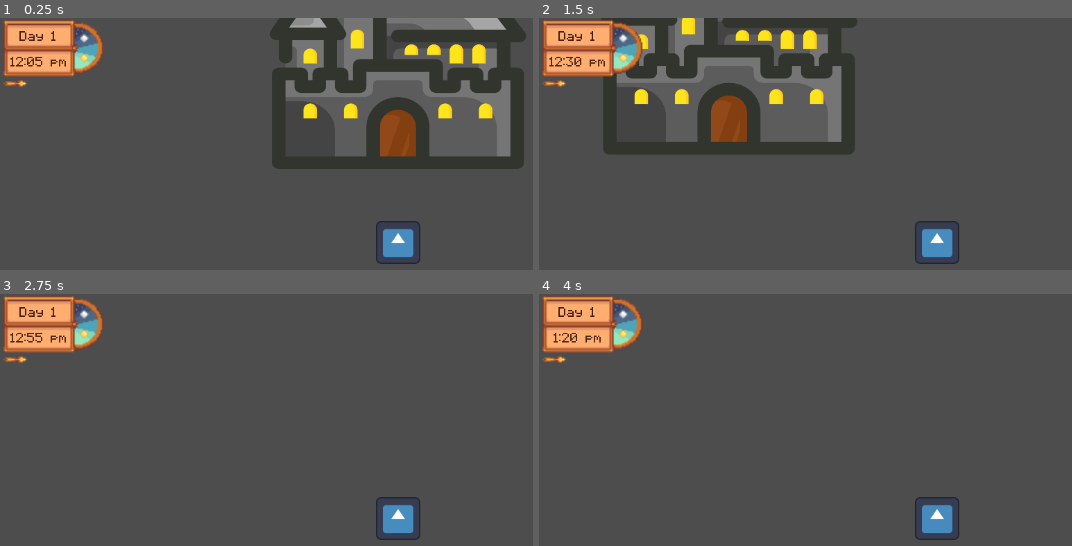
Above: before the commit, frames 1-4 (two rows, left to right).
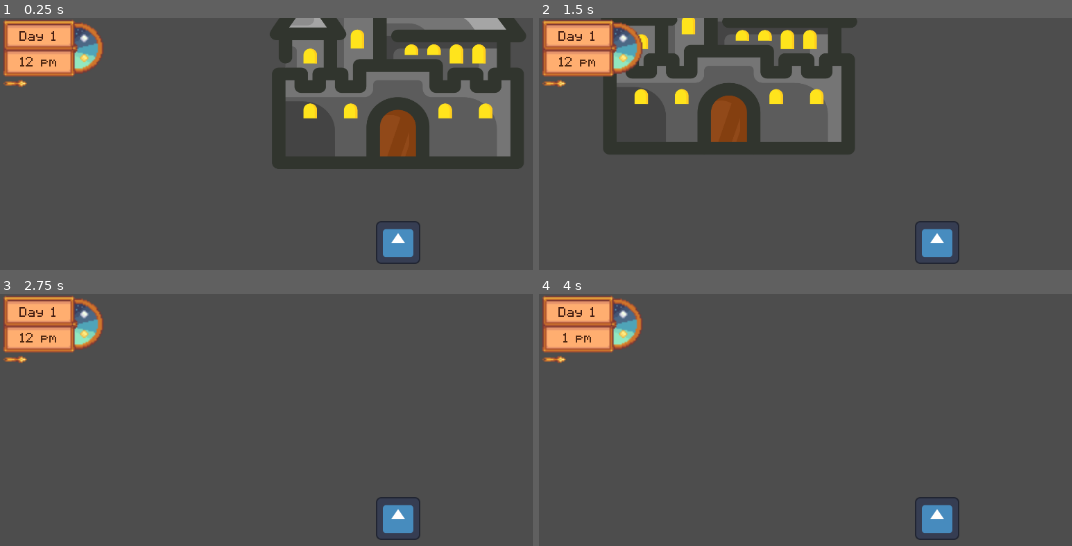
Above: after the commit, the same moments.

Repository: Theodenlll7/Orbital-deployment
Game: Godot game, scene res://World/world.tscn
Two runs of this game, one before a commit and one after it. Both use one fixed random seed, a clock stepped at 60 frames per second and the inputs below. The engine's default icon, where the game draws it, is replaced by a stand-in: a white triangle on a blue panel in a dark square.
Inputs:
- Up to frame 1 (0.25 s): no input
- Up to frame 2 (1.5 s): hold D (move_right) 0.53-1.28 s; hold S (move_down) from 1.28 s (still down)
- Up to frame 3 (2.75 s): release S (move_down) at 2.03 s; hold D (move_right) from 2.03 s (still down)
- Up to frame 4 (4 s): release D (move_right) at 2.78 s; hold W (move_up) 2.78-3.53 s; hold A (move_left) from 3.53 s (still down)

The runs differ from the first frame. In frame 1, 0.2% of the frame differs, in the area x 1-13%, y 15-20%; in frame 2, 0.2%; in frame 3, 0.2%; in frame 4, 0.2%.

Commit message:
added a example gameloop script

Diff:
--- a/Apex_Survival_2D/GameManager/DayAndNightCycle/Scripts/DayAndNightcycle.gd
+++ b/Apex_Survival_2D/GameManager/DayAndNightCycle/Scripts/DayAndNightcycle.gd
@@ -43,4 +43,5 @@
 
 	if past_minute != minute:
 		past_minute = minute
+		GameVariables.day = day + 1
 		time_tick.emit(day, hour, minute)
--- a/Apex_Survival_2D/GameManager/DayAndNightCycle/Scripts/daynightcycle.gd
+++ b/Apex_Survival_2D/GameManager/DayAndNightCycle/Scripts/daynightcycle.gd
@@ -4,21 +4,14 @@
 @onready var day_label: Label = %DayLabelBackground
 @onready var time_label_background: Label = %TimeLabelBackground
 @onready var time_label: Label = %TimeLabelBackground
-@onready var arrow: TextureRect = %Arrow
-
 
 func set_daytime(day: int, hour: int, minute: int) -> void:
 	day_label.text = "Day " + str(day + 1)
 	day_label_background.text = day_label.text
 
-	time_label.text = _amfm_hour(hour) + ":" + _minute(minute) + " " + _am_pm(hour)
+	time_label.text = _amfm_hour(hour)  + " " + _am_pm(hour)
+	#time_label.text = _amfm_hour(hour) + ":" + _minute(minute) + " " + _am_pm(hour)
 	time_label_background.text = time_label.text
-
-	if hour <= 12:
-		arrow.rotation_degrees = _remap_rangef(hour, 0, 12, -90, 90)
-	else:
-		arrow.rotation_degrees = _remap_rangef(hour, 13, 23, 90, -90)
-
 
 func _amfm_hour(hour:int) -> String:
 	if hour == 0:
--- a/Apex_Survival_2D/GameManager/DayAndNightCycle/day_night_cycle_ui.tscn
+++ b/Apex_Survival_2D/GameManager/DayAndNightCycle/day_night_cycle_ui.tscn
@@ -64,7 +64,3 @@
 offset_top = 13.0
 offset_right = 23.0
 offset_bottom = 36.0
-
-[node name="Arrow" type="TextureRect" parent="CenterContainerTime"]
-unique_name_in_owner = true
-layout_mode = 2
--- /dev/null
+++ b/Apex_Survival_2D/GameManager/GameLoop/gameLoop.gd
@@ -0,0 +1,33 @@
+extends Node
+
+var last_day: int = -1
+
+func _ready() -> void:
+	last_day = GameVariables.day  # Store the initial day value
+
+func _process(delta: float) -> void:
+
+	if GameVariables.day != last_day:
+		last_day = GameVariables.day
+		_on_day_changed(last_day)
+
+func _on_day_changed(day: int) -> void:
+	# Your game loop logic that should run when the day changes
+	print("Day has changed to:", day)
+	# Add your game logic here
+	_update_game_state(day)
+
+func _update_game_state(day: int) -> void:
+	# Implement game state updates for the new day
+	print("Updating game state for day:", day)
+	# Example: Increase player stats, reset daily quests, etc.
+	_update_player_stats()
+	_reset_daily_quests()
+
+func _update_player_stats() -> void:
+	print("Updating player stats for the new day")
+	# Implement player stats update logic here
+
+func _reset_daily_quests() -> void:
+	print("Resetting daily quests for the new day")
+	# Implement daily quest reset logic here
--- /dev/null
+++ b/Apex_Survival_2D/GameManager/GameVariables/GameVariables.gd
@@ -0,0 +1,4 @@
+extends Node
+
+
+var day: int = 0
--- a/Apex_Survival_2D/World/world.tscn
+++ b/Apex_Survival_2D/World/world.tscn
@@ -1,10 +1,14 @@
-[gd_scene load_steps=3 format=3 uid="uid://wsq75v2incod"]
+[gd_scene load_steps=4 format=3 uid="uid://wsq75v2incod"]
 
 [ext_resource type="PackedScene" uid="uid://ca6wvyqc106cg" path="res://Character/Movement/movement.tscn" id="1_cbxbj"]
 [ext_resource type="PackedScene" uid="uid://nx3qomksniva" path="res://MainHouse/main_house.tscn" id="2_h31li"]
+[ext_resource type="Script" path="res://GameManager/GameLoop/gameLoop.gd" id="3_aqmb8"]
 
 [node name="World" type="Node2D"]
 
 [node name="MainCharacter2D" parent="." instance=ExtResource("1_cbxbj")]
 
 [node name="MainHouse" parent="." instance=ExtResource("2_h31li")]
+
+[node name="GameLoop" type="Node2D" parent="."]
+script = ExtResource("3_aqmb8")
--- a/Apex_Survival_2D/project.godot
+++ b/Apex_Survival_2D/project.godot
@@ -14,6 +14,10 @@
 run/main_scene="res://World/world.tscn"
 config/features=PackedStringArray("4.2", "Forward Plus")
 config/icon="res://Character/Icons/icon.svg"
+
+[autoload]
+
+GameVariables="*res://GameManager/GameVariables/GameVariables.gd"
 
 [input]
 
